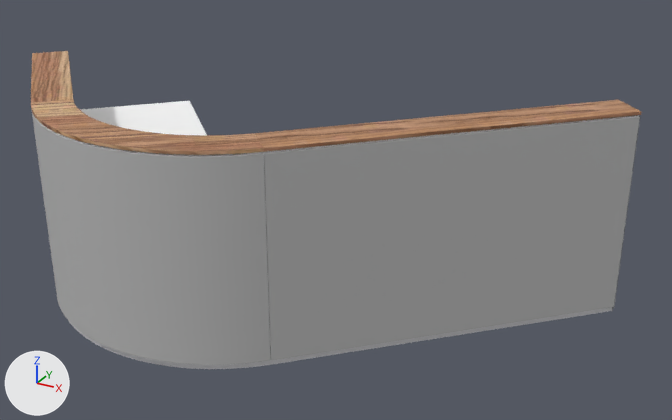
The FBX model Assets/Meshes/Firstline/Theke_Block_FINAL.fbx as it was, and as the next commit left it.
Before and after are seen from a camera (50 mm lens) standing at (6.87, -9.52, 6.15) and looking at (1.33, 0.56, 1.12). Lighting does not change. The marker at lower left points along +X, +Y and +Z. Where no turn or scale is listed for an object, it has been applied to the vertices. Vertices at the same position are counted once.

The first picture shows 'blaty_stoly_mesh', 'front02_mesh', 'front03_mesh', 'metal_mesh', 'plastik_szary_mesh', 'top_lada_mesh'.
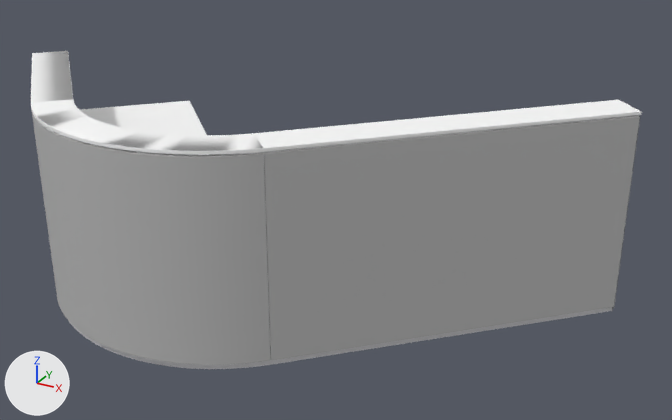
Scene script edits in JSON lines:
```json
{"block": "me_mesh_007", "where": "# used by ob_top_lada_mesh; location = (0.0, 0.0, 0.0)"}
{"op": "remove", "block": "me_mesh_007", "code": "me_mesh_007.from_pydata(...)  # 3352 vertices, 3714 faces; spans x -3.5..4.93, y -2.4..1.91, z 2.71..2.77"}
{"op": "add", "block": "me_mesh_007", "code": "me_mesh_007.from_pydata(...)  # 3355 vertices, 3697 faces; spans x -3.5..4.93, y -2.4..1.91, z 2.73..2.77"}
{"block": "me_mesh_007", "change": "me_mesh_007 part 1"}
{"block": "me_mesh_007", "change": "11 vertices are removed from x -1.67..1.16, y -2.38..-1.72, z 2.74..2.77"}
{"block": "me_mesh_007", "change": "118 faces are deleted"}
{"block": "me_mesh_007", "change": "2 vertices move from x 0.93, y -2.21..-2.2, z 2.77 to x 0.91..0.92, y -2.21, z 2.77"}
{"block": "me_mesh_007", "change": "15 vertices are added at x -1.67..1.16, y -2.35..-1.71, z 2.74..2.77"}
{"block": "me_mesh_007", "change": "101 new faces join them"}
{"block": "me_mesh_007", "change": "me_mesh_007 part 2: 3615 faces spanning x -3.5..4.93, y -2.4..1.91, z 2.73..2.77 switch from mat_drewno (picture img_zebrano_afryka_jpg) to mat_bialy_mat (white #ffffff)"}
{"block": "me_mesh_007", "change": "me_mesh_007 part 3: the surface is now shaded flat"}
```

Changed parts and their boxes (x1, y1, x2, y2) in the pictures (672 x 420 px; the box of a moved part takes in the faces that stretch with it):
```json
{"part": 1, "of": "me_mesh_007", "change": "moved or reshaped", "before": [31, 107, 203, 155], "after": [31, 107, 203, 155]}
{"part": 2, "of": "me_mesh_007", "change": "recoloured", "before": [31, 51, 642, 155], "after": [31, 51, 642, 155], "on screen": "brown to white"}
```
